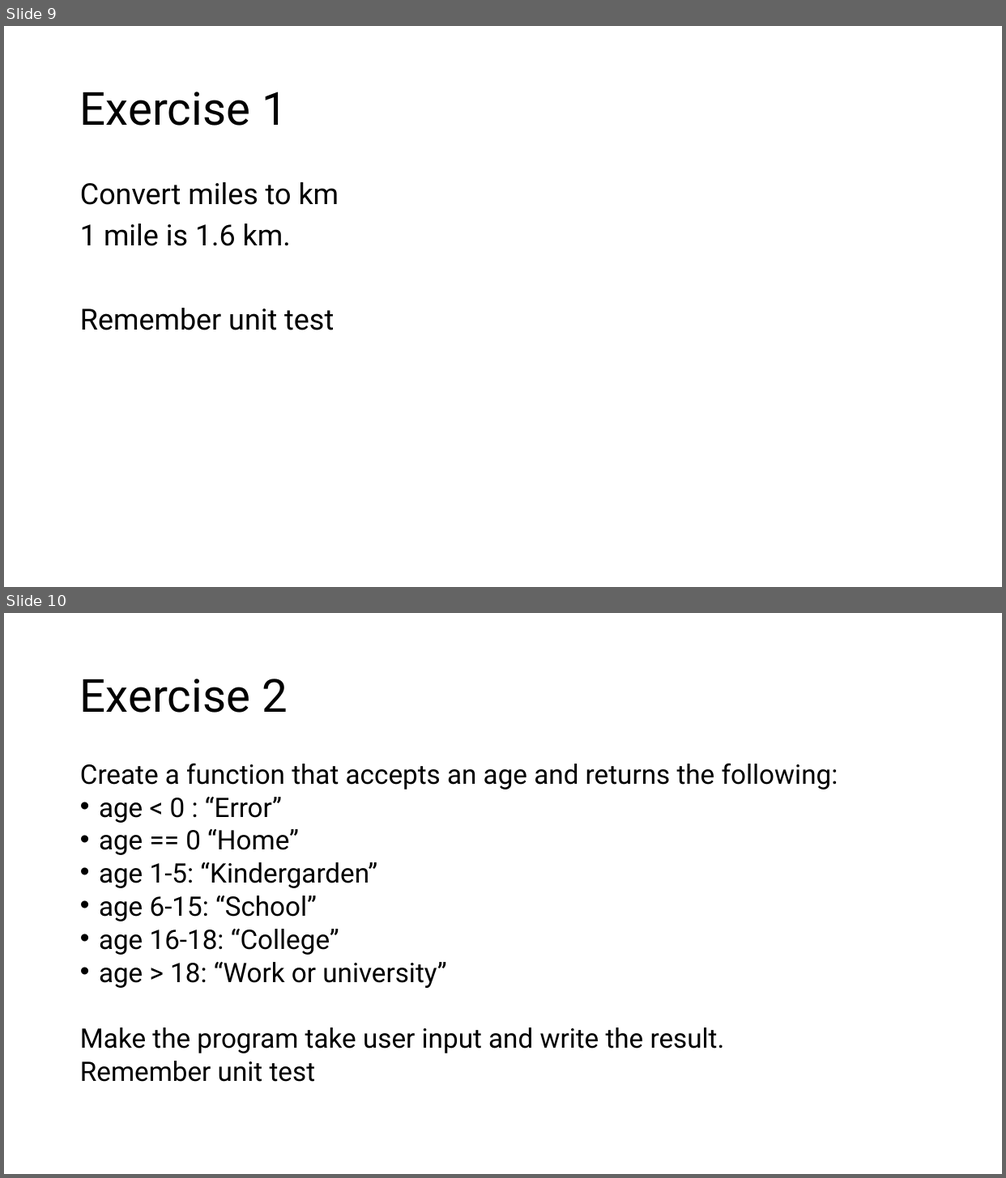
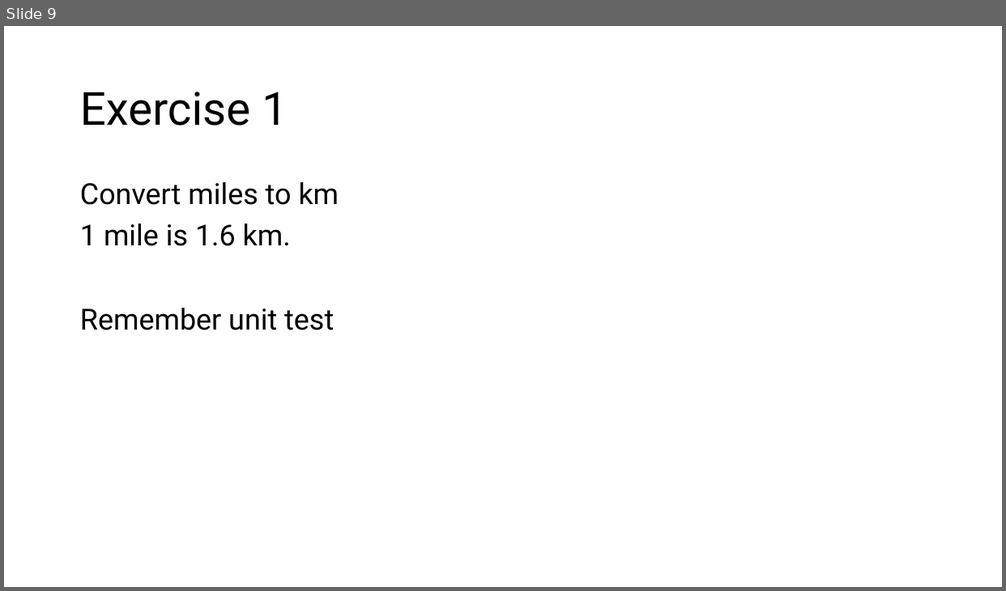
Before and after one commit to BjarneHelgesen/PythonForTestere, a slide deck: PythonForTestere.pptx. Shown one above the other, each under a label of ours: slides 9 and 10 before the commit, slide 9 after it. The pictures are 1006x1178 and 1006x591 pixels, drawn with LibreOffice and Linux fonts; fonts in the diff are those of the drawing. Boxes give left, top, right and bottom in pixels: in the first picture for what was removed or moved away, otherwise in the second. Text is boxed around its words. In the diff, an @@ line names an element or a change of style, - is before the commit and + after.

Commit message:
Updated PPT for lesson 1

```diff
--- a/PythonForTestere.pptx
+++ b/PythonForTestere.pptx
@@ slide 10 removed at [4, 613, 1002, 1174], background #FFFFFF at 10% opacity @@
@@ title removed at [80, 679, 288, 713] @@
-Exercise 2
@@ text removed at [80, 763, 838, 1082] @@
-Create a function that accepts an age and returns the following:
-• age < 0 : “Error”
-• age == 0 “Home”
-• age 1-5: “Kindergarden”
-• age 6-15: “School”
-• age 16-18: “College”
-• age > 18: “Work or university”
-Make the program take user input and write the result.
-Remember unit test
```
